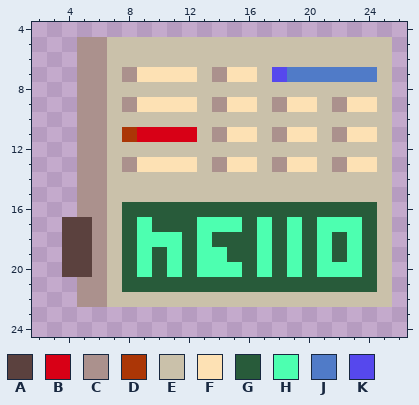
Pixel-art sprite: packages/nouns-img-permutator/assets/layer-3/head-calculator.png. The picture above was drawn from the file before the commit.
The file is 32x32 pixels. Shown: x 2..26, y 4..24.
Palette (. is transparent): A #5b413e  B #d80016  C #ab918d  D #ab3606  E #cac1aa  F #fde1b4  G #285b3a  H #4dffb0  J #507bc8  K #5648ed
Pixels before, first column x 4:
 5 .CCEEEEEEEEEEEEEEEEEEE
 6 .CCEEEEEEEEEEEEEEEEEEE
 7 .CCECFFFFECFFEKJJJJJJE
 8 .CCEEEEEEEEEEEEEEEEEEE
 9 .CCECFFFFECFFECFFECFFE
10 .CCEEEEEEEEEEEEEEEEEEE
11 .CCEDBBBBECFFECFFECFFE
12 .CCEEEEEEEEEEEEEEEEEEE
13 .CCECFFFFECFFECFFECFFE
14 .CCEEEEEEEEEEEEEEEEEEE
15 .CCEEEEEEEEEEEEEEEEEEE
16 .CCEGGGGGGGGGGGGGGGGGE
17 AACEGHGGGHHHGHGHGHHHGE
18 AACEGHHHGHGGGHGHGHGHGE
19 AACEGHGHGHHGGHGHGHGHGE
20 AACEGHGHGHHHGHGHGHHHGE
21 .CCEGGGGGGGGGGGGGGGGGE
22 .CCEEEEEEEEEEEEEEEEEEE
The same view after the edit:
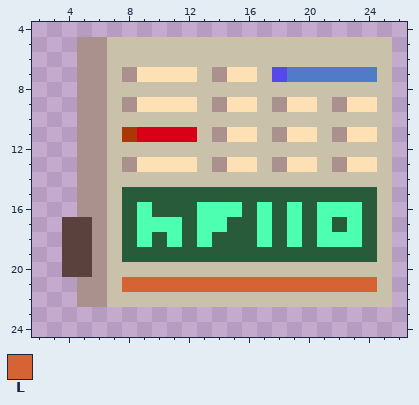
Colours new in this view: L #d56333
The edit:
The edit turns colour G into colour E in row 20 at x 8, 10, 12, 16, 18, 20 and 24.
The edit turns colour H into colour E in row 20 at x 9, 11, 13 to 15, 17, 19 and 21 to 23.
The edit turns colour E into colour G in row 15 at x 8 to 24.
The edit turns colour H into colour G in row 17 at x 15 and 22; in row 18 at x 10; in row 19 at x 9, 11, 13 to 14, 17, 19, 21 and 23.
The edit turns colour G into colour H in row 16 at x 9, 13 to 15, 17, 19 and 21 to 23; in row 17 at x 10 to 11; in row 18 at x 22.
The edit turns colour G into colour L in row 21 at x 8 to 24.
Changed places in both pictures, as pixel boxes (x1, y1, x2, y2):
changed: (122, 187, 377, 292)
